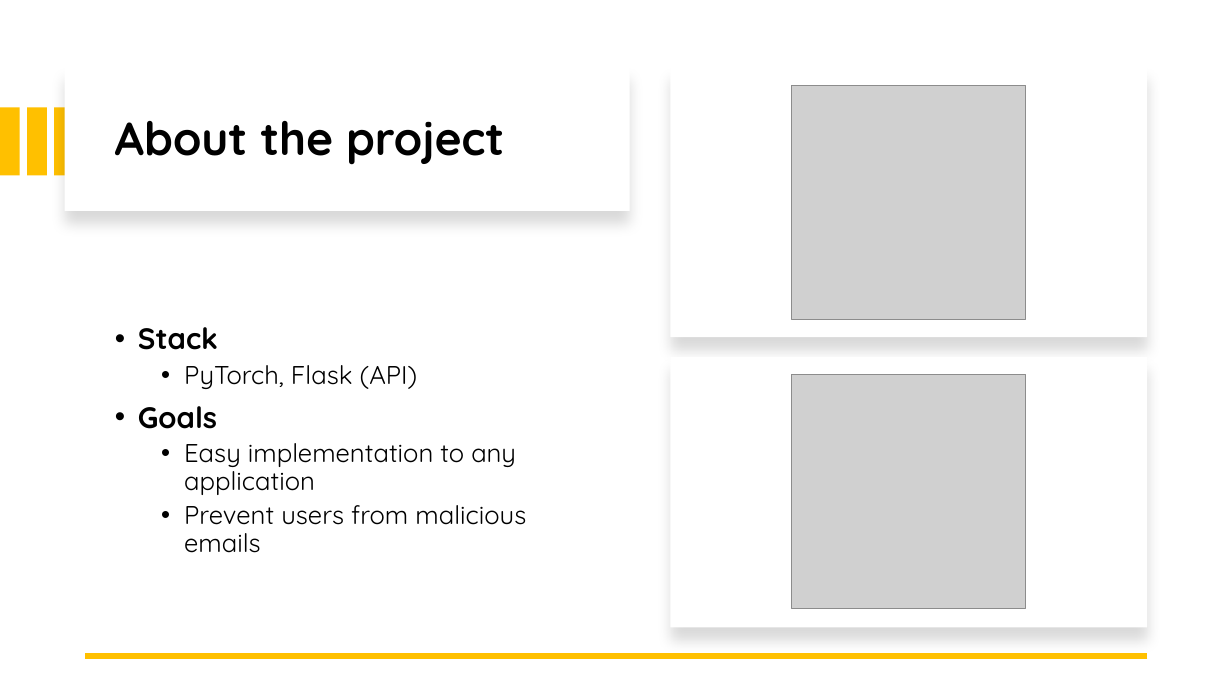
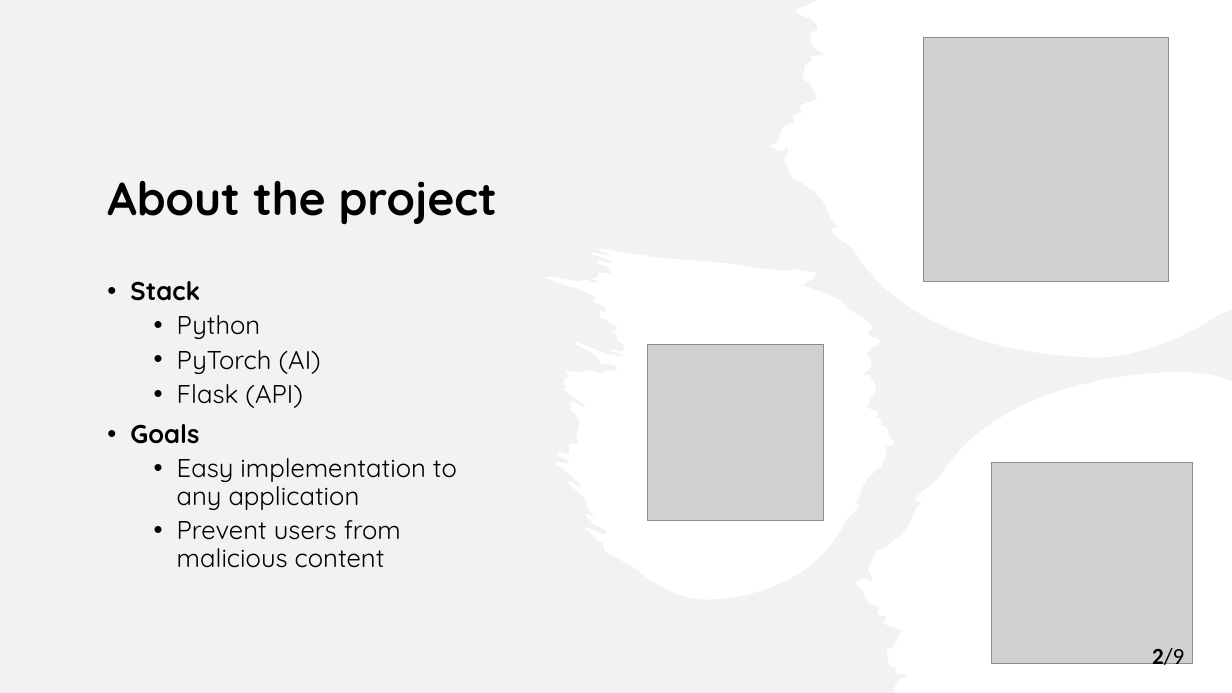
Before and after one commit to 0xbalazstoth/Projektmunka, a slide deck: slide 3 of publikacio/Artificial intelligence-based spam filtering with neurolinguistic approach using.pptx. Drawn at 1232x693 pixels with LibreOffice and Linux fonts; fonts in the diff are those of the drawing; grey boxes stand for pictures. Boxes give left, top, right and bottom in pixels: in the first picture for what was removed or moved away, otherwise in the second. Text is boxed around its words. In the diff, an @@ line names an element or a change of style, - is before the commit and + after.

```diff
--- a/publikacio/Artificial intelligence-based spam filtering with neurolinguistic approach using.pptx
+++ b/publikacio/Artificial intelligence-based spam filtering with neurolinguistic approach using.pptx
@@ freeform shape added at <box>0,0,1232,693</box>, fill #E7E6E6 at 50% opacity @@
@@ title "About the project": place and size @@
-title "About the project" at <box>115,121,504,165</box>
+title "About the project" at <box>107,181,497,225</box>
@@ title "About the project" at <box>107,181,497,225</box>: vertical alignment middle to bottom @@
@@ picture: place and size @@
-picture at <box>792,374,1026,608</box>
+picture at <box>924,38,1169,283</box>
@@ rectangle removed at <box>65,67,629,212</box> @@
@@ rectangle removed at <box>671,67,1148,337</box> @@
@@ rectangle removed at <box>0,107,19,176</box> @@
@@ rectangle removed at <box>27,107,46,176</box> @@
@@ rectangle removed at <box>55,107,74,176</box> @@
@@ text "Stack": place and size @@
-text "Stack" at <box>138,327,526,553</box>
+text "Stack" at <box>130,281,457,568</box>
@@ text "Stack" at <box>130,281,457,568</box>: vertical alignment middle to top @@
@@ text at <box>130,281,200,444</box>: size 23 to 20 pt in "Stack", "Goals" @@
@@ text at <box>177,315,321,408</box>: text changed @@
-  • PyTorch, Flask (API)
+  • Python
+  • PyTorch (AI)
+  • Flask (API)
@@ picture: place and size @@
-picture at <box>792,85,1026,319</box>
+picture at <box>648,345,824,521</box>
@@ rectangle removed at <box>671,357,1148,628</box> @@
@@ picture added at <box>992,462,1192,663</box> @@
@@ text at <box>177,520,401,568</box>: text changed @@
-  • Prevent users from malicious emails
+  • Prevent users from malicious content
@@ line removed from (1148, 656) to (85, 656) @@
@@ text added at <box>1152,648,1184,670</box>, 18 pt, text #000000 @@
+2/9
```
Also in this commit, not shown: 6 other slides changed, 3 slides added, 1 slide removed, 28 other files.
